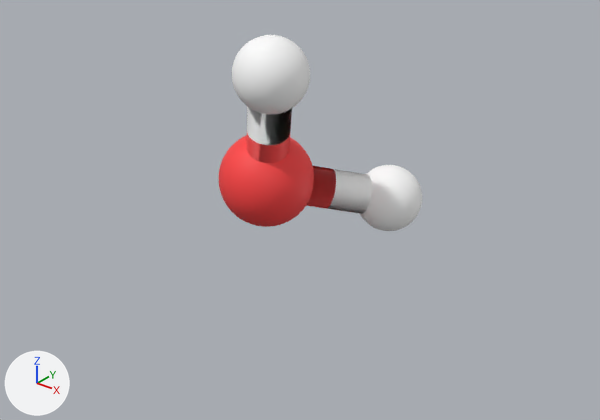
One commit to the OBJ model public/modelfiles/Resume_miyani.obj: the scene before it, then after it.
Rendered twice from a 50 mm camera at (3.67, -4.2, 2.45) aimed at (0.35, -0.05, -0.13). Arrows for +X, +Y and +Z are at lower left; the lights stay in place. The picture after the commit comes second. Where no turn or scale is listed for an object, it has been applied to the vertices. Vertices at exactly the same position are counted once.

The first picture shows 'Resume_miyani'.
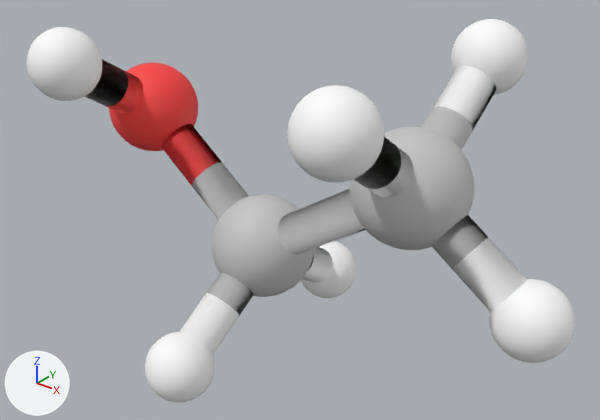
Where the change shows, as pixel boxes (x1, y1, x2, y2) in the pictures (600 x 420 px; the box of a moved part takes in the faces that stretch with it):
'Resume_miyani', reshaped (169% wider, 95% taller): before (219, 35, 422, 231); after (27, 19, 575, 403)
part 1 of me_resume_miyani, moved or reshaped: before (219, 135, 314, 227); after (109, 62, 198, 151)
part 2 of me_resume_miyani, added: after (212, 194, 314, 297)
part 3 of me_resume_miyani, added: after (350, 127, 474, 250)
part 4 of me_resume_miyani, moved or reshaped: before (232, 35, 310, 114); after (145, 332, 215, 403)
part 5 of me_resume_miyani, moved or reshaped: before (360, 165, 422, 231); after (301, 241, 356, 298)
part 6 of me_resume_miyani, added: after (489, 279, 575, 363)
part 7 of me_resume_miyani, added: after (451, 19, 528, 95)
part 8 of me_resume_miyani, added: after (287, 85, 384, 183)
part 9 of me_resume_miyani, added: after (27, 27, 102, 101)
part 10 of me_resume_miyani, moved or reshaped: before (247, 106, 292, 163); after (353, 136, 413, 197)
part 11 of me_resume_miyani, moved or reshaped: before (306, 166, 372, 214); after (421, 66, 496, 150)
part 12 of me_resume_miyani, added: after (432, 215, 527, 311)
part 13 of me_resume_miyani, added: after (302, 247, 333, 283)
part 14 of me_resume_miyani, added: after (179, 272, 253, 354)
part 15 of me_resume_miyani, added: after (84, 59, 143, 113)
part 16 of me_resume_miyani, added: after (162, 124, 249, 220)
part 17 of me_resume_miyani, added: after (278, 189, 365, 254)

Diff of the bpy script that builds the scene:
```diff
--- a/public/modelfiles/Resume_miyani.obj.py
+++ b/public/modelfiles/Resume_miyani.obj.py
@@ me_resume_miyani @@
-me_resume_miyani.from_pydata(...)  # 4068 vertices, 7968 faces; spans x -0.35..0.86, y -0.51..0.97, z -0.49..1.15
+me_resume_miyani.from_pydata(...)  # 12386 vertices, 24120 faces; spans x -1.52..2.36, y -1.14..1.15, z -1.46..1.18
+# me_resume_miyani part 1: the loose piece of 642 vertices spanning x -0.35..0.35, y -0.35..0.35, z -0.35..0.35 is moved by (-1.17, 0.0, 0.3)
+# me_resume_miyani part 2: a new loose piece, an icosphere of 1280 faces spanning x -0.44..0.34, y -0.39..0.39, z -0.96..-0.18, in mat_k909090 (light grey #c6c6c6)
+# me_resume_miyani part 3: a new loose piece, an icosphere of 1280 faces spanning x 0.83..1.61, y -0.39..0.39, z -0.12..0.66, in mat_k909090 (light grey #c6c6c6)
+# me_resume_miyani part 4: the loose piece of 642 vertices spanning x 0.02..0.53, y -0.51..0.0, z 0.64..1.15 is moved by (-0.37, -0.63, -2.1)
+# me_resume_miyani part 5: the loose piece of 642 vertices spanning x 0.35..0.86, y 0.46..0.97, z -0.49..0.01 is moved by (-0.7, 0.18, -0.96)
+# me_resume_miyani part 6: a new loose piece, an icosphere of 1280 faces spanning x 1.85..2.36, y -0.24..0.27, z -0.62..-0.12, in mat_kffffff (white #ffffff)
+# me_resume_miyani part 7: a new loose piece, an icosphere of 1280 faces spanning x 0.99..1.5, y 0.62..1.12, z 0.68..1.18, in mat_kffffff (white #ffffff)
+# me_resume_miyani part 8: a new loose piece, an icosphere of 1280 faces spanning x 1.01..1.51, y -1.14..-0.64, z 0.65..1.16, in mat_kffffff (white #ffffff)
+# me_resume_miyani part 9: a new loose piece, an icosphere of 1280 faces spanning x -1.38..-0.88, y -1.06..-0.56, z 0.58..1.09, in mat_kffffff (white #ffffff)
+# me_resume_miyani part 10: the loose piece of 108 vertices spanning x -0.14..0.42, y -0.4..0.14, z -0.06..0.95 is multiplied about its middle by the matrix ((0.97, 0.042, -0.24), (-0.217, 0.805, -0.699), (0.186, 0.608, 0.831)), then moved by (1.1, -0.32, 0.14)
+# me_resume_miyani part 11: the loose piece of 108 vertices spanning x -0.12..0.72, y -0.1..0.82, z -0.38..0.15 is multiplied about its middle by the matrix ((-0.328, -0.001, -0.945), (0.145, 1.073, -0.057), (0.99, -0.028, -0.348)), then moved by (0.93, 0.08, 0.72)
+# me_resume_miyani part 12: the loose piece of 108 vertices spanning x -0.12..0.72, y -0.1..0.82, z -0.38..0.15 is copied, and the copy is multiplied about its middle by the matrix ((0.796, 0.669, 0.315), (-0.677, 0.686, 0.266), (-0.123, -0.481, 0.92)), then moved by (1.36, -0.35, 0.07); it spans x 1.13..2.19, y -0.15..0.17, z -0.49..0.39
+# me_resume_miyani part 13: the loose piece of 108 vertices spanning x -0.12..0.72, y -0.1..0.82, z -0.38..0.15 is copied, and the copy is multiplied about its middle by the matrix ((0.289, 0.005, 0.958), (0.182, 1.07, -0.071), (-0.995, 0.07, 0.307)), then moved by (-0.37, 0.09, -0.76); it spans x -0.25..0.1, y -0.09..0.98, z -1.32..-0.44
+# me_resume_miyani part 14: the loose piece of 108 vertices spanning x -0.14..0.42, y -0.4..0.14, z -0.06..0.95 is copied, and the copy is multiplied about its middle by the matrix ((-0.972, -0.046, 0.233), (-0.214, 0.81, -0.69), (-0.18, -0.601, -0.838)), then moved by (-0.21, -0.31, -1.34); it spans x -0.25..0.1, y -0.97..0.09, z -1.33..-0.45
+# me_resume_miyani part 15: the loose piece of 108 vertices spanning x -0.14..0.42, y -0.4..0.14, z -0.06..0.95 is copied, and the copy is multiplied about its middle by the matrix ((0.97, 0.051, -0.24), (-0.195, 0.753, -0.629), (0.148, 0.656, 0.74)), then moved by (-1.29, -0.28, 0.12); it spans x -1.32..-0.98, y -0.89..0.08, z 0.17..0.96
+# me_resume_miyani part 16: a new loose piece of 110 vertices spanning x -1.26..0.04, y -0.15..0.15, z -0.68..0.42
+# me_resume_miyani part 17: a new loose piece of 72 vertices spanning x -0.13..1.3, y -0.15..0.15, z -0.69..0.39, in mat_k909090 (light grey #c6c6c6)
+# other edits to the shape of me_resume_miyani do not show in these pictures
 me_resume_miyani.materials.append(mat_kff0d0d)
 me_resume_miyani.materials.append(mat_kffffff)
+me_resume_miyani.materials.append(mat_k909090)  # light grey #c6c6c6
```
